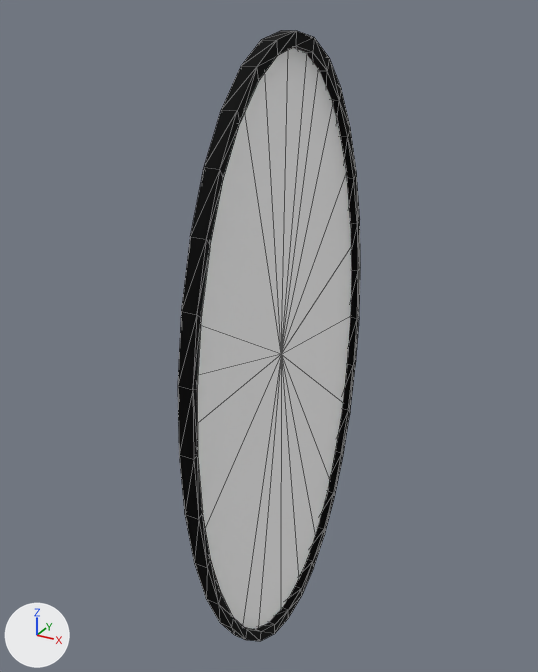
What one commit did to the glTF model public/models/HangingMirror/HangingMirror.glb.
The view is the same before and after, from a camera (50 mm lens) standing at (0.504, -0.95, 1.534) and looking at (-0.023, 0.008, 1.054). The lights are fixed; the arrows at lower left show +X, +Y and +Z. Mesh edges are drawn as thin lines. Where no turn or scale is listed for an object, it has been applied to the vertices. Vertices at the same position are counted once.

Names of what the first picture shows: 'Circle', 'lustro.001'.
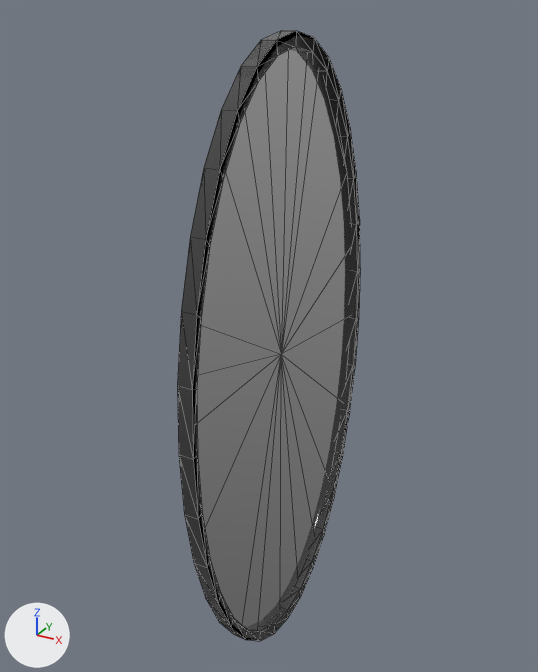
The newer file is also turned or shifted as a whole; pictures and numbers use the older file's frame.

What differs and where, as boxes (x1, y1, x2, y2) in the pictures (538 x 672 px; the box of a moved part takes in the faces that stretch with it):
'Circle', recoloured (black to grey): (177, 30, 360, 641) in both
part 1 of me_plane_001, moved or reshaped: (201, 70, 346, 629) in both
part 2 of me_plane_001, recoloured: (197, 48, 351, 526) in both

Patch to the scene script:
```diff
--- a/public/models/HangingMirror/HangingMirror.glb.py
+++ b/public/models/HangingMirror/HangingMirror.glb.py
@@ mat_ramka_001 @@
 mat_ramka_001 = principled_material('Ramka.001')
-mat_ramka_001.base_color = (0.0, 0.0, 0.0)  # black #000000
+mat_ramka_001.base_color = (0.147, 0.147, 0.147)  # dark grey #6b6b6b
 mat_ramka_001.metallic = 0.7
@@ mat_material_001 @@
+mat_material_001 = principled_material('Material.001')
+mat_material_001.base_color = (0.8, 0.8, 0.8)  # white #e7e7e7
+mat_material_001.metallic = 1.0
+mat_material_001.roughness = 0.0
@@ me_plane_001 @@
 # used by ob_lustro_001; location = (0.01, 0.001, 0.982)
 # verts and faces of me_plane_001; kept vertices keep their numbers, new ones are numbered from 23
 # before: 0 (0.0, -0.012, 0.056) at pixel (281, 354), 1 (0.0, -0.093, -0.451), 2 (0.0, -0.008, -0.483), 3 (0.0, 0.2, -0.312), 5 (0.0, 0.139, -0.409)
 # before: 8 (0.0, -0.148, -0.404), 12 (0.0, -0.214, -0.292), 13 (0.0, 0.067, -0.456) at pixel (298, 579), 15 (0.0, 0.101, 0.482), 17 (0.0, -0.122, 0.461)
 # before: 18 (0.0, -0.256, 0.201), 19 (0.0, -0.179, 0.399), 21 (0.0, 0.156, 0.422), 22 (0.0, 0.22, 0.299) at pixel (346, 172)
-me_plane_001.from_pydata(...)  # 23 vertices, 22 faces; spans x 0.0, y -0.273..0.273, z -0.483..0.517
+me_plane_001.from_pydata(...)  # 23 vertices, 22 faces; spans x -0.001..0.0, y -0.273..0.273, z -0.483..0.517
+# me_plane_001 part 1
+delete_faces([(0, 17, 18), (17, 19, 18), (0, 22, 21), (0, 21, 15)])
+for i in [1, 2, 3, 5, 8, 12, 13]: verts[i] += (-0.001, 0.0, 0.0)
+faces += [(0, 19, 18), (0, 17, 19), (0, 22, 15), (15, 22, 21)]
+# me_plane_001 part 2: 18 faces spanning x -0.001..0.0, y -0.273..0.273, z -0.483..0.517 switch from mat_material (white #ffffff) to mat_material_001 (white #e7e7e7)
```
